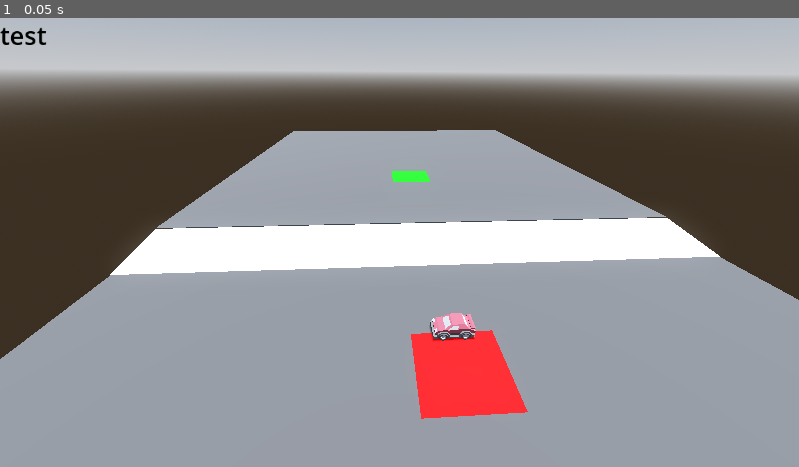
Above: before the commit, frame 1.
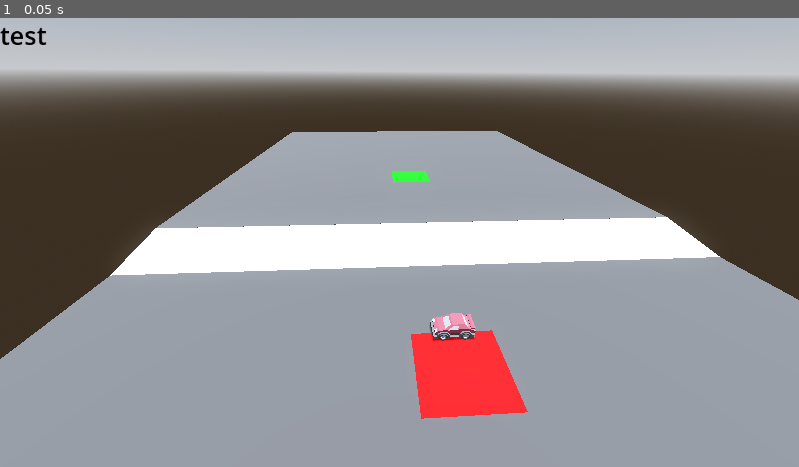
Above: after the commit, the same moment.

Repository: Giuseppe-code/RoboticSystemShuttle
Game: Godot game, scene res://cars/TestWorld.tscn
The game is run twice, just before and just after one commit, with the same random seed, the same clock (stepped at 60 frames per second) and the same inputs.
Inputs:
- Up to frame 1 (0.05 s): no input

The runs differ from the first frame. In frame 1, 0.2% of the frame differs, in the area x 13-90%, y 24-58%.

Commit message:
fix ramp

Diff:
--- a/ackermann/cars/TestWorld.tscn
+++ b/ackermann/cars/TestWorld.tscn
@@ -18,7 +18,7 @@
 
 [sub_resource type="PlaneMesh" id="2"]
 material = SubResource("1")
-size = Vector2(51, 50)
+size = Vector2(50, 50)
 
 [sub_resource type="ConvexPolygonShape3D" id="3"]
 points = PackedVector3Array(-25.1366, 0.136612, -25.1366, -25.1366, 0.136612, 25.1366, 25.1366, 0.136612, -25.1366, 25.1366, 0.136612, 25.1366)
@@ -38,6 +38,9 @@
 
 [sub_resource type="PhysicsMaterial" id="PhysicsMaterial_51iks"]
 
+[sub_resource type="ConvexPolygonShape3D" id="ConvexPolygonShape3D_s5t8w"]
+points = PackedVector3Array(-25.1366, 0.136612, -25.1366, -25.1366, 0.136612, 25.1366, 25.1366, 0.136612, -25.1366, 25.1366, 0.136612, 25.1366)
+
 [sub_resource type="StandardMaterial3D" id="StandardMaterial3D_s5t8w"]
 albedo_color = Color(1, 0, 0, 1)
 
@@ -52,8 +55,8 @@
 material = SubResource("StandardMaterial3D_5qabv")
 size = Vector2(5, 5)
 
-[sub_resource type="ConvexPolygonShape3D" id="ConvexPolygonShape3D_s5t8w"]
-points = PackedVector3Array(-25.1366, 0.136612, -25.1366, -25.1366, 0.136612, 25.1366, 25.1366, 0.136612, -25.1366, 25.1366, 0.136612, 25.1366)
+[sub_resource type="BoxShape3D" id="BoxShape3D_s5t8w"]
+size = Vector3(5, 0, 5)
 
 [node name="TestWorld" type="Node3D" unique_id=239139324]
 
@@ -87,7 +90,7 @@
 text = "test"
 
 [node name="Ramp" type="StaticBody3D" parent="." unique_id=2035222282]
-transform = Transform3D(0.9890159, -0.1478094, 0, 0.1478094, 0.9890159, 0, 0, 0, 1, 10, 0.5, 0)
+transform = Transform3D(0.98640925, -0.16430736, 0, 0.16430736, 0.98640925, 0, 0, 0, 1, 10, 0.5, 0)
 physics_material_override = SubResource("PhysicsMaterial_5qabv")
 
 [node name="MeshInstance3D" type="MeshInstance3D" parent="Ramp" unique_id=741122659]
@@ -98,14 +101,14 @@
 shape = SubResource("BoxShape3D_uwhkb")
 
 [node name="SecondPlan" type="StaticBody3D" parent="." unique_id=1415419407]
-transform = Transform3D(1, 0, 0, 0, 1, 0, 0, 0, 1, 38.5, 1, 0)
+transform = Transform3D(1, 0, 0, 0, 1, 0, 0, 0, 1, 37.95, 1, 0)
 physics_material_override = SubResource("PhysicsMaterial_51iks")
 
 [node name="MeshInstance3D" type="MeshInstance3D" parent="SecondPlan" unique_id=1264357327]
 mesh = SubResource("2")
 
 [node name="CollisionShape3D" type="CollisionShape3D" parent="SecondPlan" unique_id=1051694174]
-shape = SubResource("3")
+shape = SubResource("ConvexPolygonShape3D_s5t8w")
 
 [node name="zoneA" type="StaticBody3D" parent="." unique_id=1924978701]
 transform = Transform3D(1, 0, 0, 0, 1, 0, 0, 0, 1, -2.5, 0.001, 0)
@@ -120,7 +123,6 @@
 
 [node name="zoneB" type="StaticBody3D" parent="." unique_id=110125135]
 transform = Transform3D(1, 0, 0, 0, 1, 0, 0, 0, 1, 27.5, 1.002, 0)
-collision_layer = 2
 
 [node name="MeshInstance3D" type="MeshInstance3D" parent="zoneB" unique_id=1994756578]
 rotation_order = 3
@@ -128,4 +130,4 @@
 mesh = SubResource("PlaneMesh_51iks")
 
 [node name="CollisionShape3D" type="CollisionShape3D" parent="zoneB" unique_id=1865178086]
-shape = SubResource("ConvexPolygonShape3D_s5t8w")
+shape = SubResource("BoxShape3D_s5t8w")
